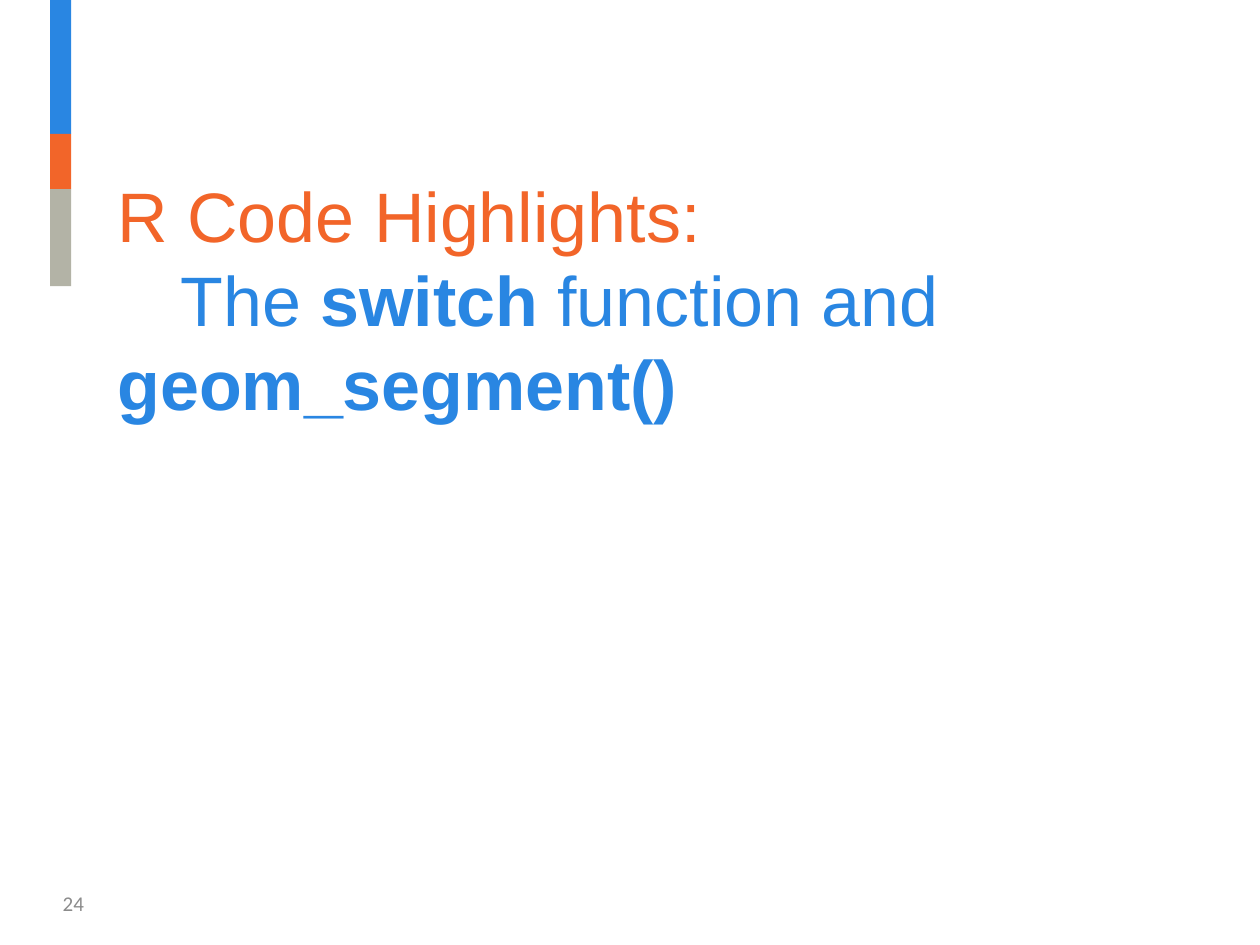
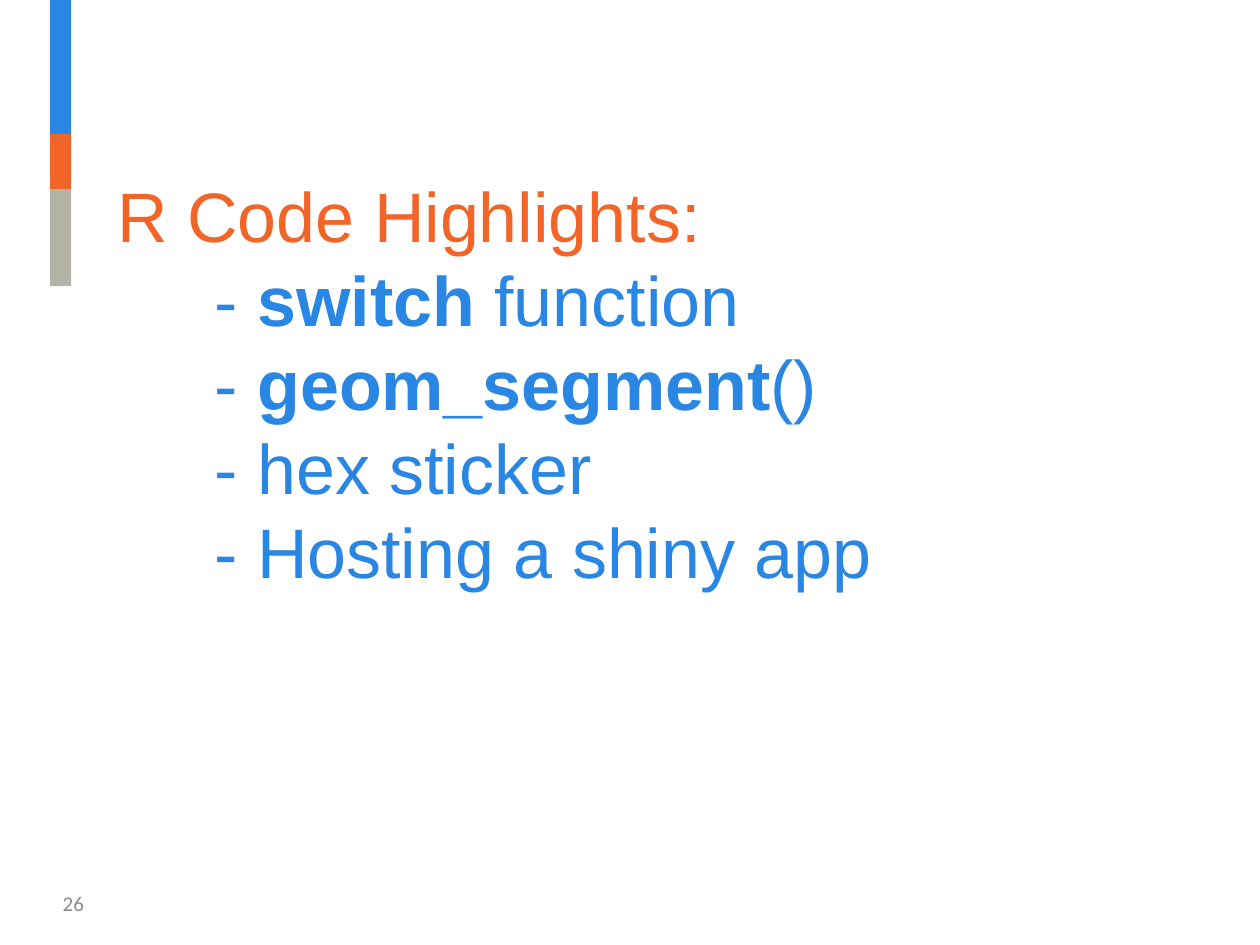
Before and after one commit to jalavery/timetrackR, a slide deck: slide 26 of Strategy and Innovation timetrackR Presentation.pptx (slide 24 before the commit). Drawn at 1260x945 pixels with LibreOffice and Linux fonts; fonts in the diff are those of the drawing; background and template pictures are left out. Boxes give left, top, right and bottom in pixels: in the first picture for what was removed or moved away, otherwise in the second. Text is boxed around its words. In the diff, an @@ line names an element or a change of style, - is before the commit and + after.

```diff
--- a/Strategy and Innovation timetrackR Presentation.pptx
+++ b/Strategy and Innovation timetrackR Presentation.pptx
@@ title at box(118, 191, 872, 592): text changed @@
-R Code Highlights:
-The switch function and geom_segment()
+R Code Highlights:
+- switch function
+- geom_segment()
+- hex sticker
+- Hosting a shiny app
@@ page number at box(63, 897, 84, 911): text changed @@
-24
+26
```
Also in this commit, not shown: 11 other slides changed, 16 slides added, 12 slides removed, 9 other files.
